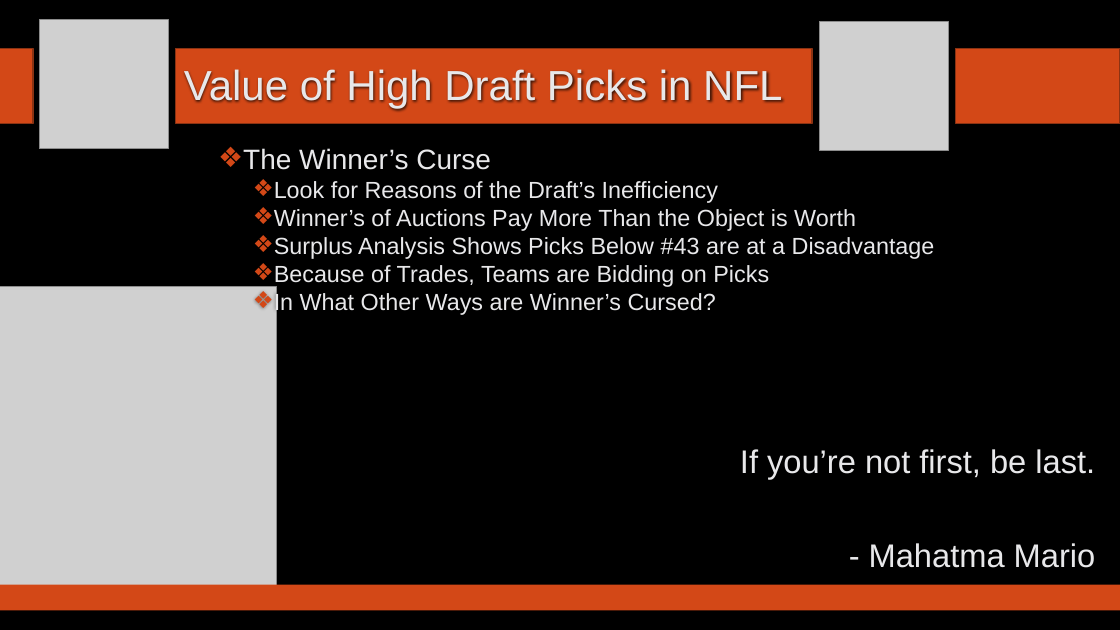
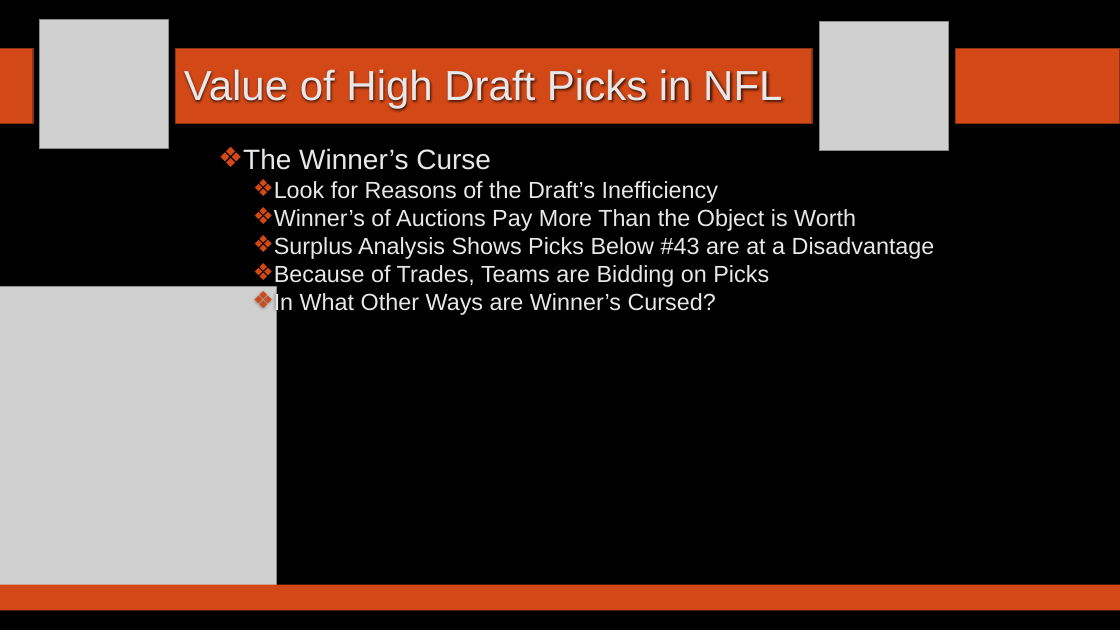
Before and after one commit to SuperMarioGiacomazzo/STOR538_WEBSITE, a slide deck: slide 14 of Slides/Football 7/Footballl_7_Lecture.pptx. Drawn at 1120x630 pixels with LibreOffice and Linux fonts; fonts in the diff are those of the drawing; grey boxes stand for pictures; background and template pictures are left out. Boxes give left, top, right and bottom in pixels: in the first picture for what was removed or moved away, otherwise in the second. Text is boxed around its words. In the diff, an @@ line names an element or a change of style, - is before the commit and + after.

```diff
--- a/Slides/Football 7/Footballl_7_Lecture.pptx
+++ b/Slides/Football 7/Footballl_7_Lecture.pptx
@@ text removed at (x1=740, y1=449, x2=1096, y2=568) @@
-If you’re not first, be last.
-- Mahatma Mario
```
Also in this commit, not shown: 2 other slides changed, 1 other file.
